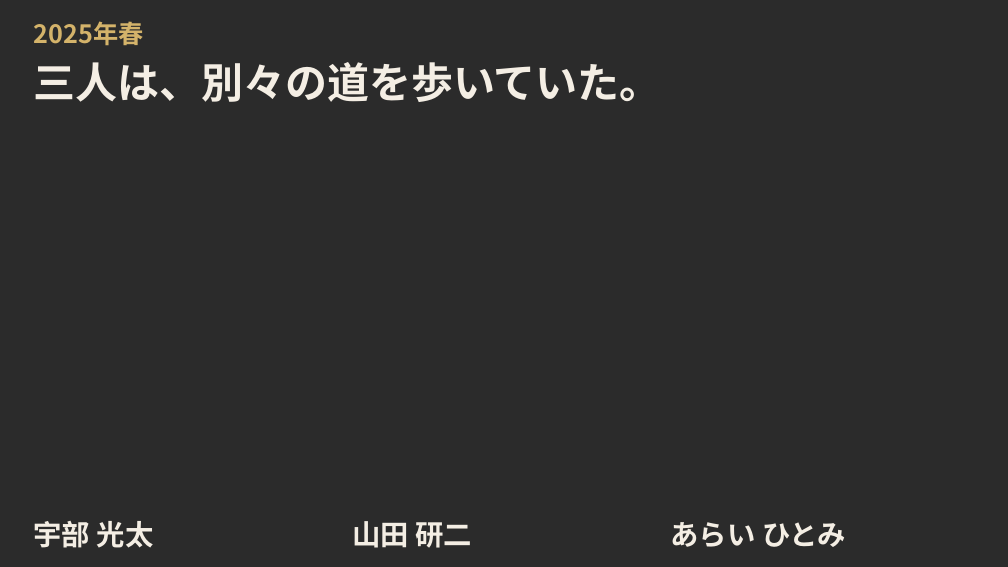
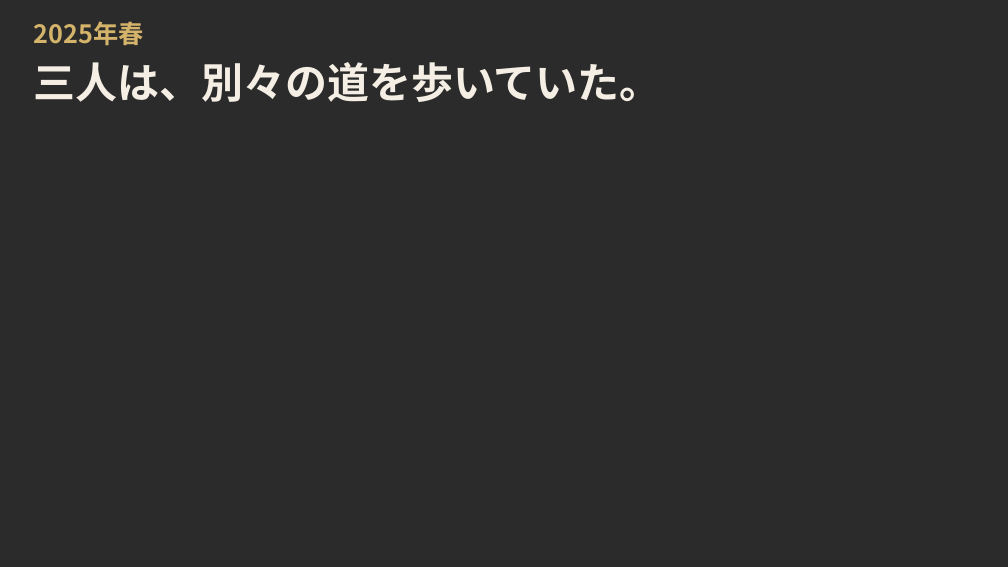
Before and after one commit to resta0715/grano-event, a slide deck: slide 2 of docs/grano_share_10min.pptx. Drawn at 1008x567 pixels with LibreOffice and Linux fonts; fonts in the diff are those of the drawing; background and template pictures are left out; a plain dark background stands for a picture behind light text. Boxes give left, top, right and bottom in pixels: in the first picture for what was removed or moved away, otherwise in the second. Text is boxed around its words. In the diff, an @@ line names an element or a change of style, - is before the commit and + after.

```diff
--- a/docs/grano_share_10min.pptx
+++ b/docs/grano_share_10min.pptx
@@ text removed at bbox=[34, 521, 154, 548] @@
-宇部 光太
@@ text removed at bbox=[352, 521, 472, 548] @@
-山田 研二
@@ text removed at bbox=[671, 522, 846, 547] @@
-あらい ひとみ
```
Also in this commit, not shown: 2 other slides changed, 5 other files.
